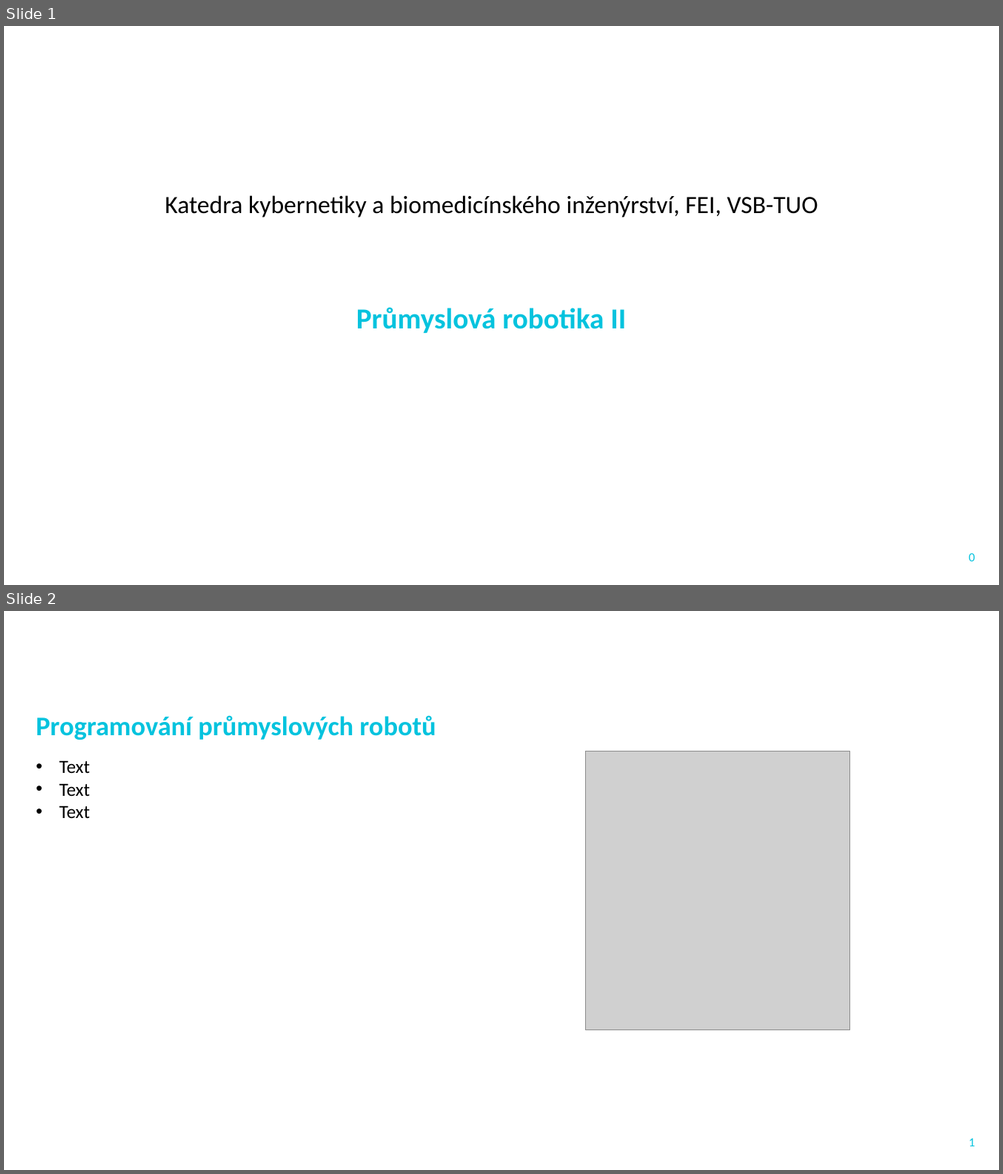
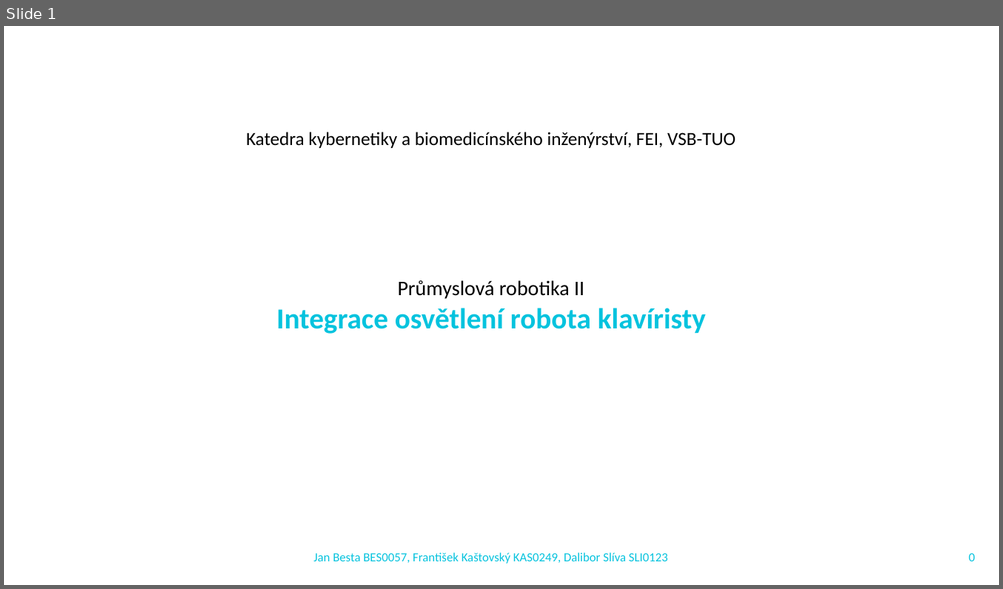
Before and after one commit to LukiJanecek/AdvancedPianistRobot, a slide deck: Dokumentace/BES0057_KAS0249_SLI0123_PRII.pptx. Shown one above the other, each under a label of ours: slides 1 and 2 before the commit, slide 1 after it. The pictures are 1003x1174 and 1003x589 pixels, drawn with LibreOffice and Linux fonts; fonts in the diff are those of the drawing; grey boxes stand for pictures; background and template pictures are left out. Boxes give left, top, right and bottom in pixels: in the first picture for what was removed or moved away, otherwise in the second. Text is boxed around its words. In the diff, an @@ line names an element or a change of style, - is before the commit and + after.

```diff
--- a/Dokumentace/BES0057_KAS0249_SLI0123_PRII.pptx
+++ b/Dokumentace/BES0057_KAS0249_SLI0123_PRII.pptx
@@ slide 2 removed at <box>4,611,999,1170</box>, background #FFFFFF @@
@@ text removed at <box>36,715,435,740</box> @@
-Programování průmyslových robotů
@@ text removed at <box>60,760,91,818</box> @@
-• Text
-• Text
-• Text
@@ picture removed at <box>586,752,850,1031</box> @@
@@ page number removed at <box>968,1139,974,1147</box> @@
-1
@@ slide 1 changed as well @@
@@ text "Katedra kybernetiky a biomedicínského inženýrství, ...": place and size @@
-text "Katedra kybernetiky a biomedicínského inženýrství, ..." at <box>165,195,818,218</box>
+text "Katedra kybernetiky a biomedicínského inženýrství, ..." at <box>246,132,735,148</box>
@@ text "Katedra kybernetiky a biomedicínského inženýrství, ..." at <box>246,132,735,148</box>: size 24 to 18 pt @@
@@ text "Průmyslová robotika II": place and size @@
-text "Průmyslová robotika II" at <box>356,307,626,333</box>
+text "Průmyslová robotika II" at <box>276,281,706,334</box>
@@ text at <box>398,281,584,299</box>: size 28 to 20 pt, text colour #05C3DE to #000000, bold off in "Průmyslová robotika II" @@
@@ text at <box>276,308,706,334</box>: paragraph added @@
+Integrace osvětlení robota klavíristy
@@ text added at <box>313,553,668,564</box>, 12 pt, text #05C3DE @@
+Jan Besta BES0057, František Kaštovský KAS0249, Dalibor Slíva SLI0123
```
Also in this commit, not shown: 1 other slide changed, 7 slides added, 7 other files.
